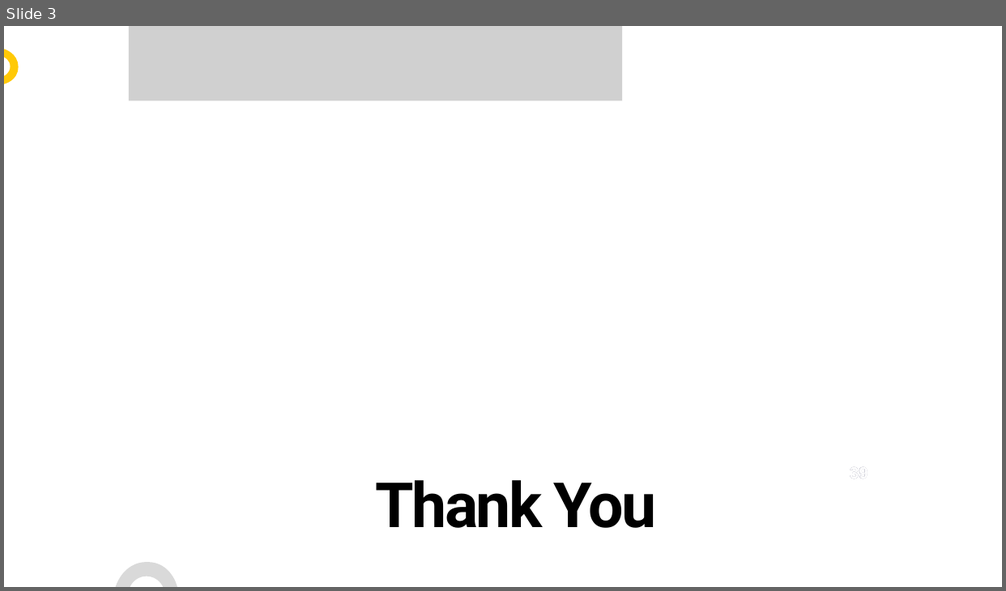
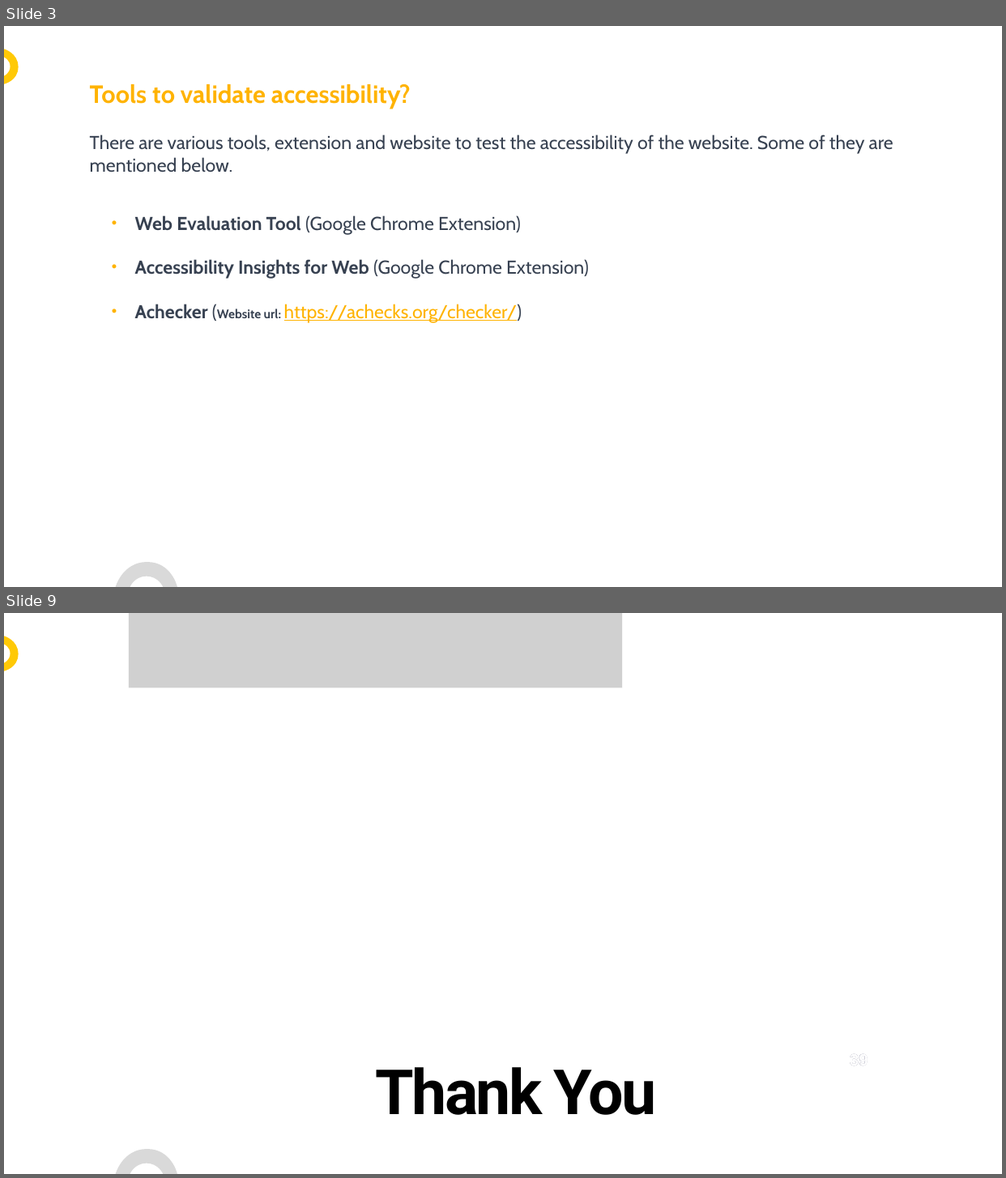
Before and after one commit to ervkgithub/web-accessibility, a slide deck: Acessibility.pptx. Shown one above the other, each under a label of ours: slide 3 before the commit, slides 3 and 9 after it; the slides between them are not shown. The pictures are 1006x591 and 1006x1178 pixels, drawn with LibreOffice and Linux fonts; fonts in the diff are those of the drawing; grey boxes stand for pictures; background and template pictures are left out. Boxes give left, top, right and bottom in pixels: in the first picture for what was removed or moved away, otherwise in the second. Text is boxed around its words. In the diff, an @@ line names an element or a change of style, - is before the commit and + after.

```diff
--- a/Acessibility.pptx
+++ b/Acessibility.pptx
@@ slide 3 added at box(4, 26, 1002, 587), background #FFFFFF; not listed: 2 template elements that a slide beside it also shows @@
@@ text added at box(90, 84, 411, 108), 24 pt, text #FFB300, bold @@
+Tools to validate accessibility?
@@ text added at box(90, 135, 893, 173), 18 pt, text #374151 @@
+There are various tools, extension and website to test the accessibility of the website. Some of they are mentioned below.
@@ text added at box(135, 216, 589, 323), 18 pt, text #374151 @@
+• Web Evaluation Tool (Google Chrome Extension)
+• Accessibility Insights for Web (Google Chrome Extension)
+• Achecker (Website url: https://achecks.org/checker/)
@@ what was slide 3 is now slide 9 @@
```
Also in this commit, not shown: 1 slide changed, 6 other slides added, 1 slide removed, 2 other files.
